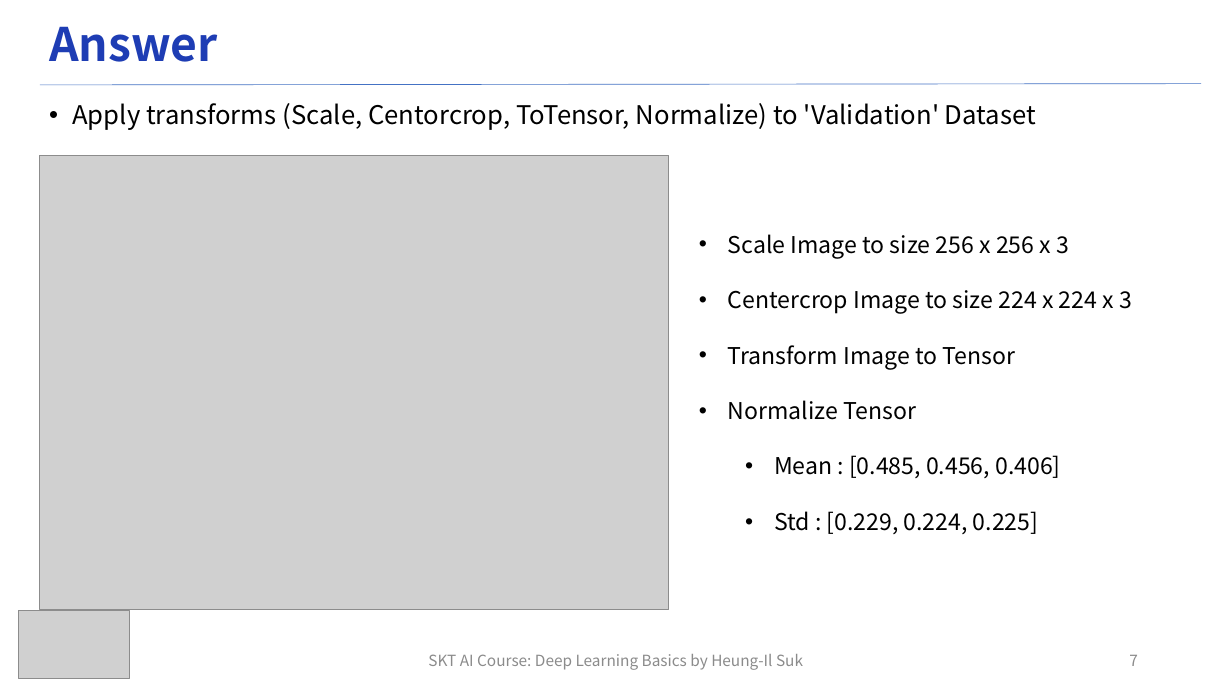
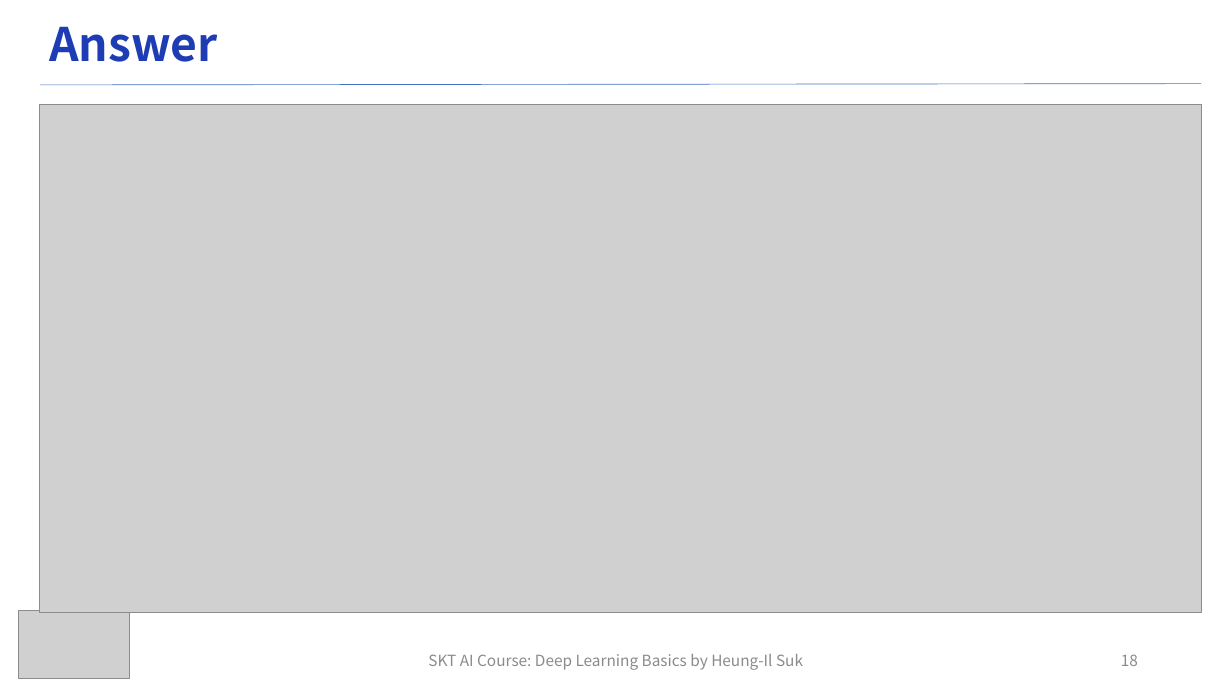
Before and after one commit to ku-milab/DeepLearningTutorial, a slide deck: slide 18 of lecture_slides/Practice/Practice#4_SKT_Deep_Learning_Lecture.pptx (slide 7 before the commit). Drawn at 1232x693 pixels with LibreOffice and Linux fonts; fonts in the diff are those of the drawing; grey boxes stand for pictures. Boxes give left, top, right and bottom in pixels: in the first picture for what was removed or moved away, otherwise in the second. Text is boxed around its words. In the diff, an @@ line names an element or a change of style, - is before the commit and + after.

```diff
--- a/lecture_slides/Practice/Practice#4_SKT_Deep_Learning_Lecture.pptx
+++ b/lecture_slides/Practice/Practice#4_SKT_Deep_Learning_Lecture.pptx
@@ picture added at bbox=[40, 104, 1202, 613] @@
@@ text removed at bbox=[72, 103, 1036, 130] @@
-• Apply transforms (Scale, Centorcrop, ToTensor, Normalize) to 'Validation' Dataset
@@ picture removed at bbox=[40, 155, 669, 610] @@
@@ text removed at bbox=[728, 234, 1132, 534] @@
-• Scale Image to size 256 x 256 x 3
-• Centercrop Image to size 224 x 224 x 3
-• Transform Image to Tensor
-• Normalize Tensor
-  • Mean : [0.485, 0.456, 0.406]
-  • Std : [0.229, 0.224, 0.225]
@@ page number at bbox=[1121, 654, 1138, 666]: text changed @@
-7
+18
```
Also in this commit, not shown: 8 other slides changed, 5 slides added, 4 other files.
